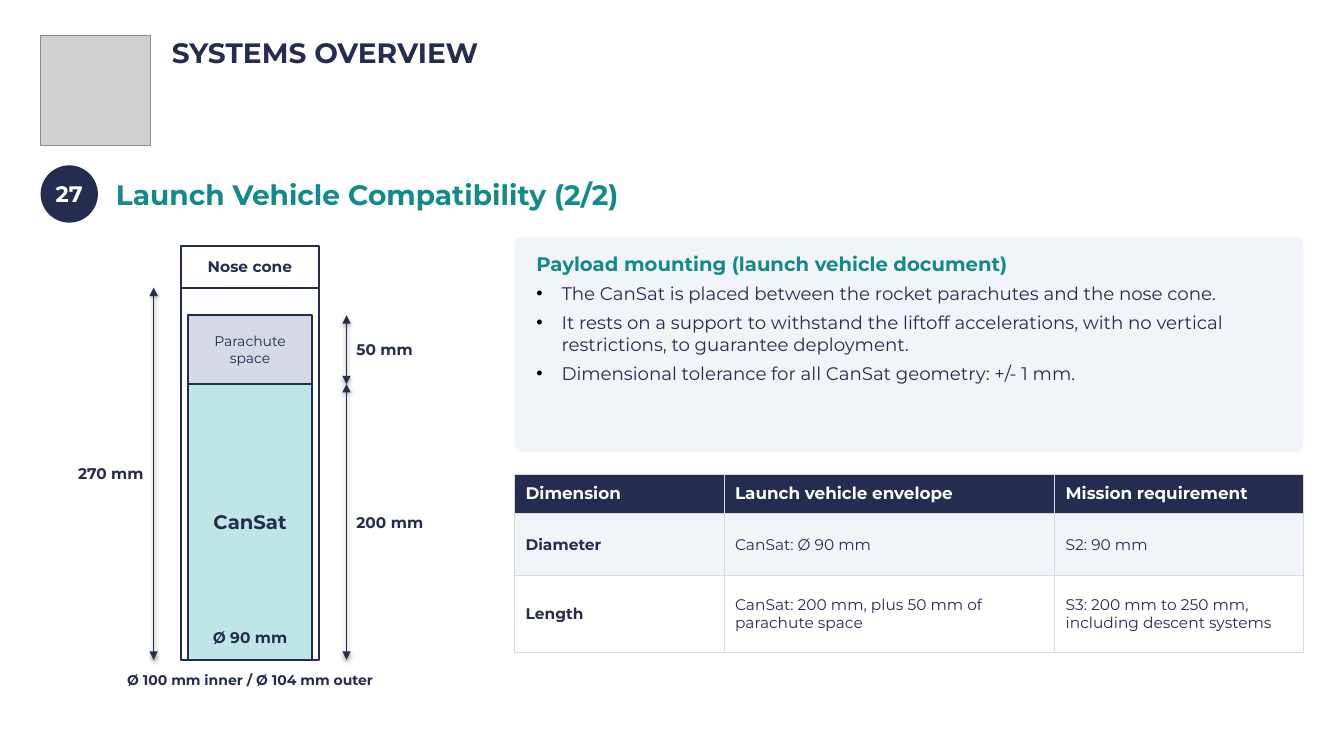
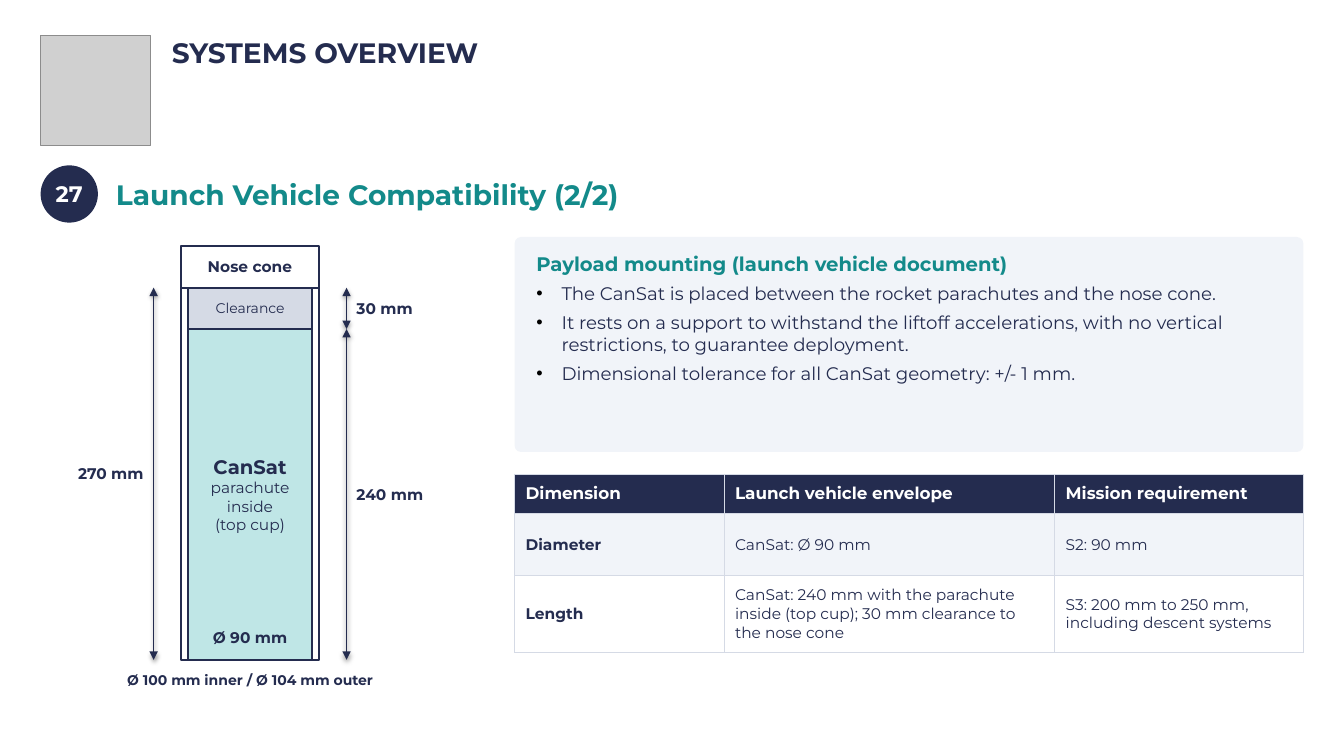
Before and after one commit to Caetano18/proyecto, a slide deck: slide 30 of cansat_pdr/laminas_plantilla/CanSat_PDR_Hermes_V2.pptx. Drawn at 1344x756 pixels with LibreOffice and Linux fonts; fonts in the diff are those of the drawing; grey boxes stand for pictures; background and template pictures are left out. Boxes give left, top, right and bottom in pixels: in the first picture for what was removed or moved away, otherwise in the second. Text is boxed around its words. In the diff, an @@ line names an element or a change of style, - is before the commit and + after.

```diff
--- a/cansat_pdr/laminas_plantilla/CanSat_PDR_Hermes_V2.pptx
+++ b/cansat_pdr/laminas_plantilla/CanSat_PDR_Hermes_V2.pptx
@@ rectangle "Clearance": place and size @@
-rectangle "Clearance" at (189,316,313,384)
+rectangle "Clearance" at (189,287,313,329)
@@ double arrow moved from (347, 316) - (347, 384) to (347, 287) - (347, 329) @@
@@ rectangle "CanSat": place and size @@
-rectangle "CanSat" at (189,384,313,659)
+rectangle "CanSat" at (189,329,313,659)
@@ text in rectangle at (216,302,285,313): text changed @@
-Parachute
-space
+Clearance
@@ double arrow moved from (347, 384) - (347, 660) to (347, 329) - (347, 660) @@
@@ text at (356,303,412,314): text changed @@
-50 mm
+30 mm
@@ table at (515,474,1305,756) @@
-row 3, column 2: CanSat: 200 mm, plus 50 mm of parachute space
+row 3, column 2: CanSat: 240 mm with the parachute inside (top cup); 30 mm clearance to the nose cone
@@ text in rectangle at (211,481,290,533): paragraph added @@
+parachute inside
+(top cup)
@@ text at (356,489,423,500): text changed @@
-200 mm
+240 mm
```
Also in this commit, not shown: 2 other slides changed, 2 other files.
